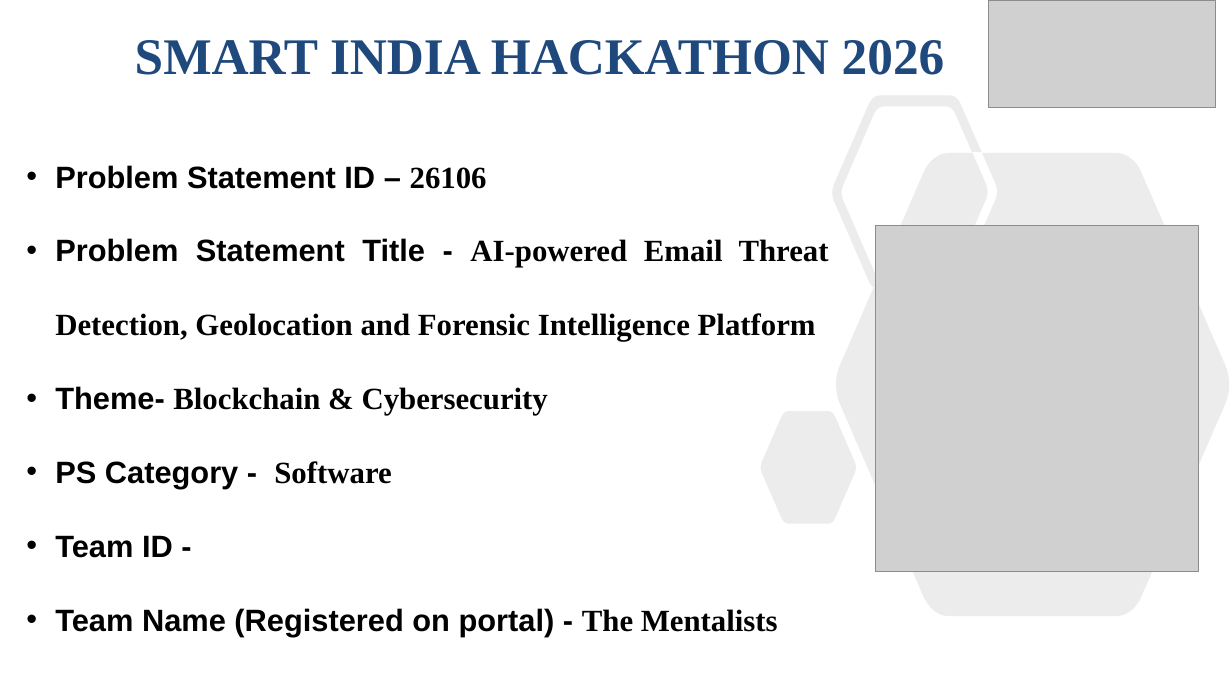
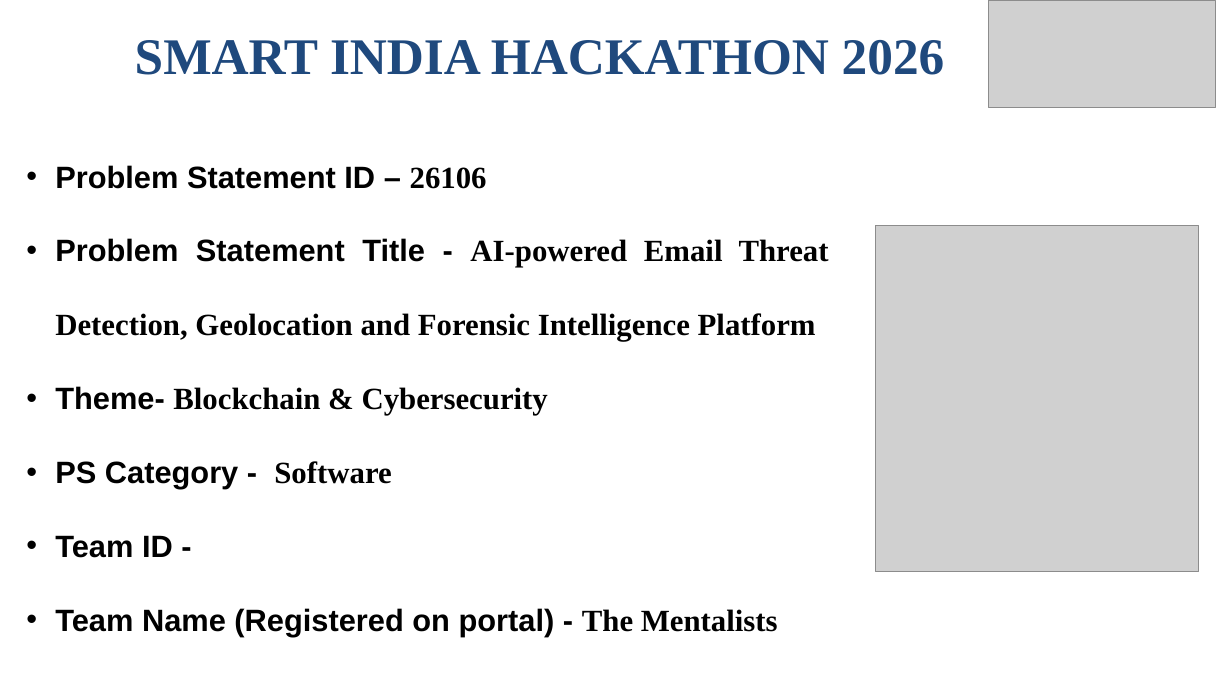
Before and after one commit to Mrfanta-stick/SIH-26106, a slide deck: slide 1 of Submissions/Team_The_Mentalists_SIH26106.pptx. Drawn at 1232x693 pixels with LibreOffice and Linux fonts; fonts in the diff are those of the drawing; grey boxes stand for pictures. Boxes give left, top, right and bottom in pixels: in the first picture for what was removed or moved away, otherwise in the second. Text is boxed around its words. In the diff, an @@ line names an element or a change of style, - is before the commit and + after.

```diff
--- a/Submissions/Team_The_Mentalists_SIH26106.pptx
+++ b/Submissions/Team_The_Mentalists_SIH26106.pptx
@@ freeform shape removed at <box>761,95,1229,616</box> @@
```
Also in this commit, not shown: 5 other slides changed.
